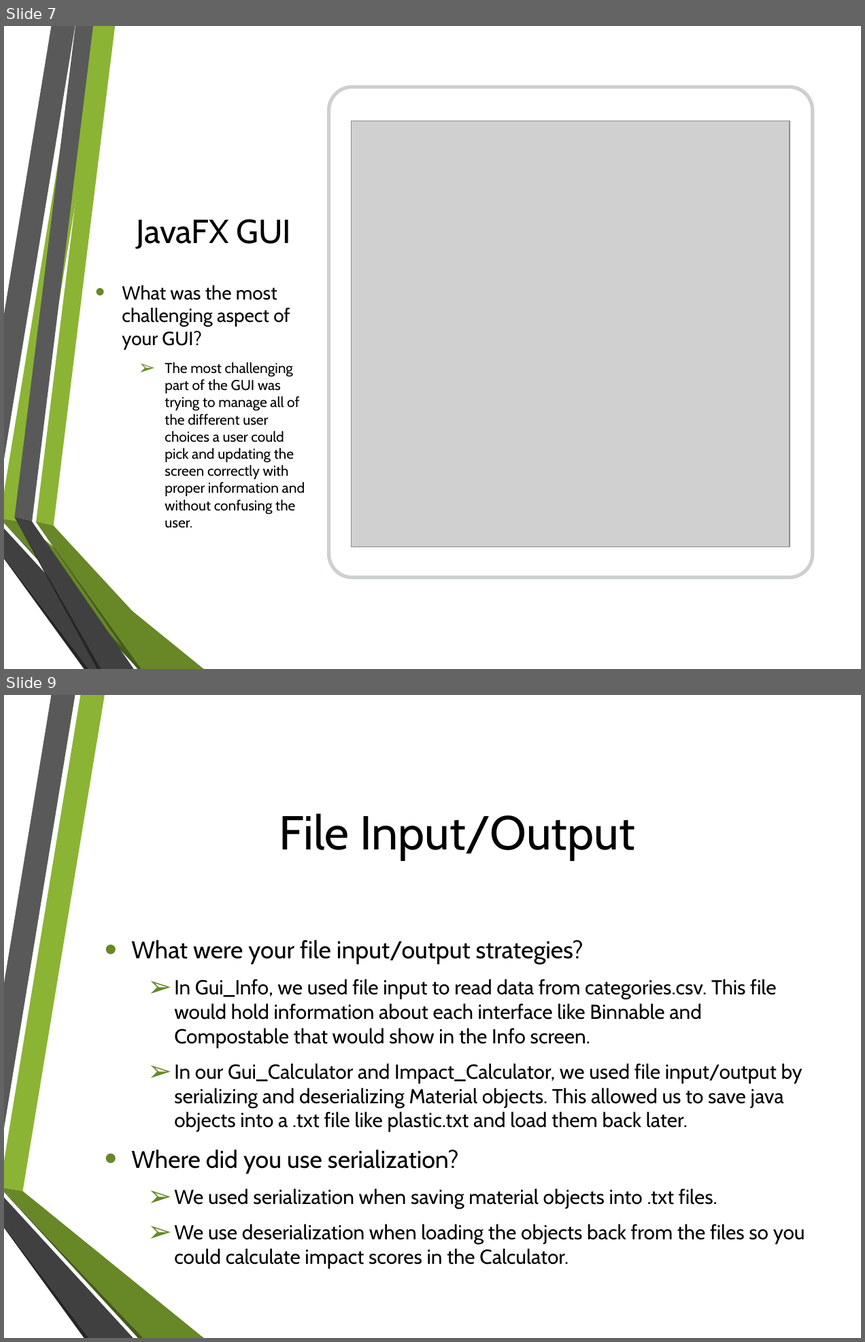
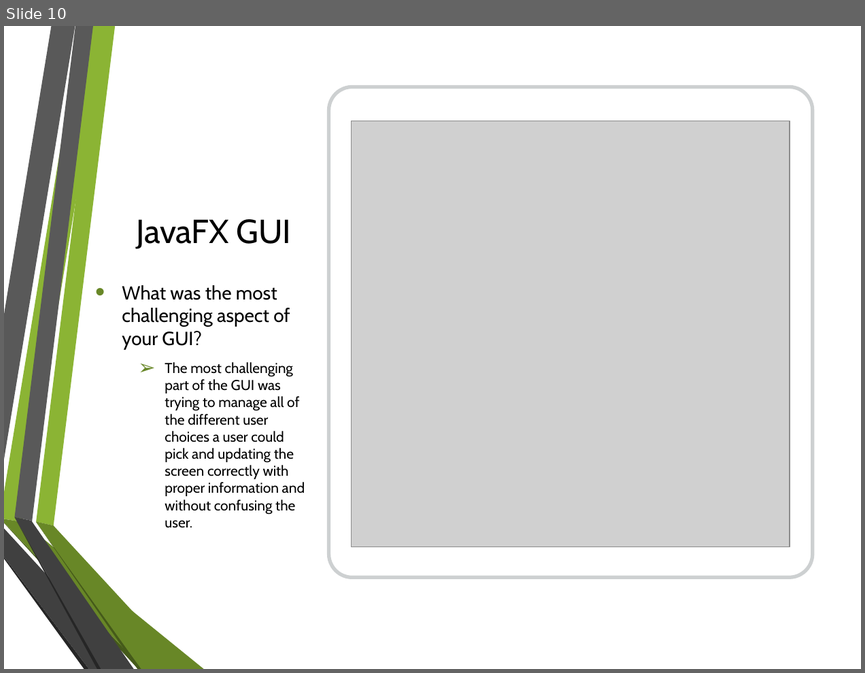
Before and after one commit to clampett/recycling-aid, a slide deck: Recycling Aid Presentation.pptx. Shown one above the other, each under a label of ours: slides 7 and 9 before the commit, slide 10 after it; the slides between them are not shown. The pictures are 865x1342 and 865x673 pixels, drawn with LibreOffice and Linux fonts; fonts in the diff are those of the drawing; grey boxes stand for pictures; background and template pictures are left out. Boxes give left, top, right and bottom in pixels: in the first picture for what was removed or moved away, otherwise in the second. Text is boxed around its words. In the diff, an @@ line names an element or a change of style, - is before the commit and + after.

```diff
--- a/Recycling Aid Presentation.pptx
+++ b/Recycling Aid Presentation.pptx
@@ slide 9 removed at [4, 695, 861, 1338], background picture (left out); not listed: 6 template elements that a slide beside it also shows @@
@@ title removed at [279, 813, 635, 860] @@
-File Input/Output
@@ text removed at [131, 940, 805, 1268] @@
-• What were your file input/output strategies?
-  ➢ In Gui_Info, we used file input to read data from categories.csv. This file would hold information about each interface like Binnable and Compostable that would show in the Info screen.
-  ➢ In our Gui_Calculator and Impact_Calculator, we used file input/output by serializing and deserializing Material objects. This allowed us to save java objects into a .txt file like plastic.txt and load them back later.
-• Where did you use serialization?
-  ➢ We used serialization when saving material objects into .txt files.
-  ➢ We use deserialization when loading the objects back from the files so you could calculate impact scores in the Calculator.
@@ what was slide 7 is now slide 10 @@
```
Also in this commit, not shown: 9 slides changed, 6 slides added, 2 other slides removed, 4 other files.
